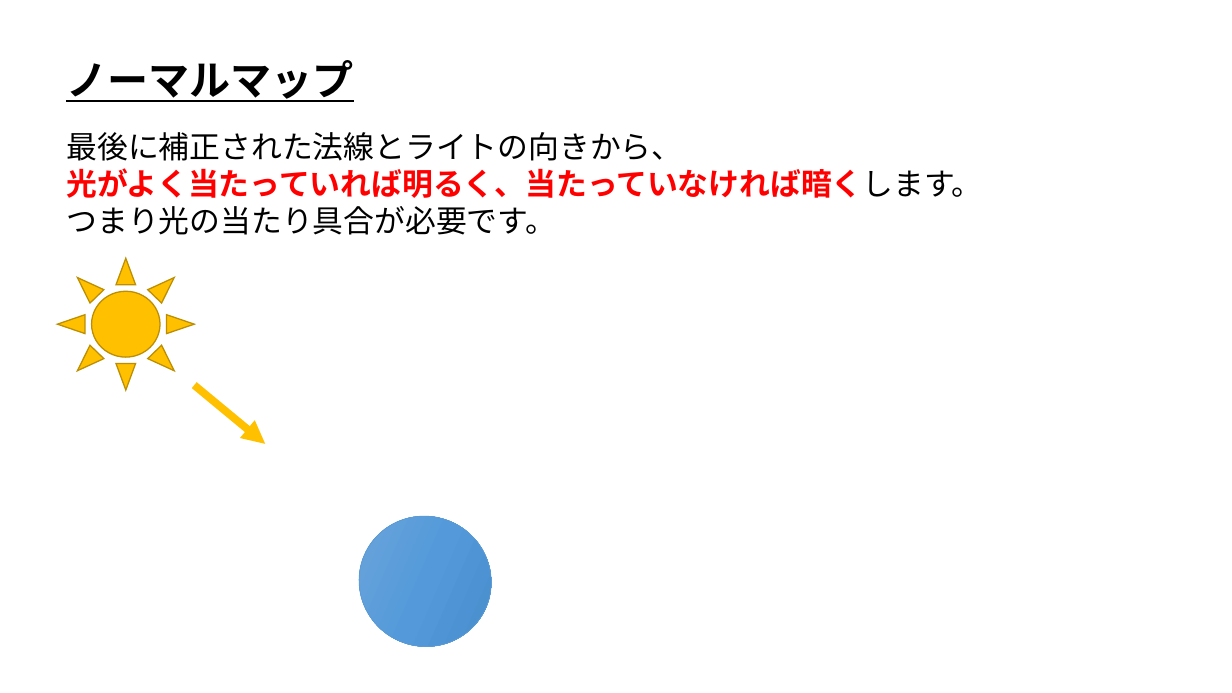
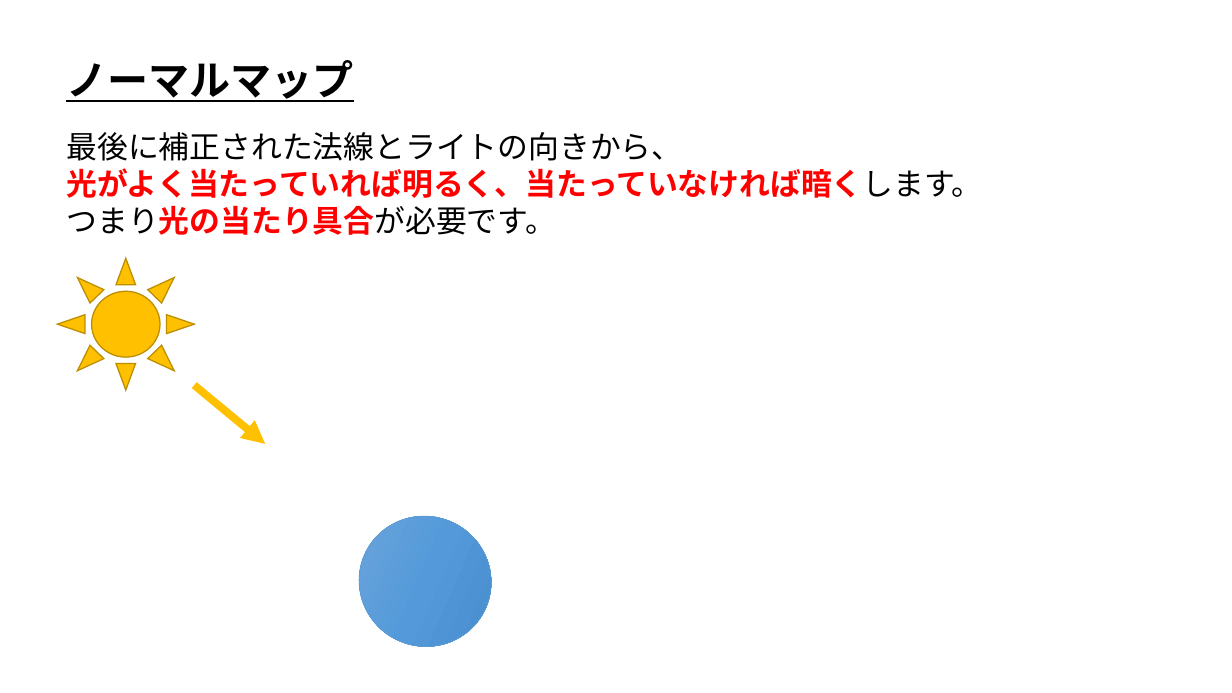
Before and after one commit to ArakiYusuke-Ohara/Textbook, a slide deck: slide 13 of ゲーム科2年/01_後期/ゲームプログラミング応用Ⅰ/05_ノーマルマップ.pptx. Drawn at 1232x693 pixels with LibreOffice and Linux fonts; fonts in the diff are those of the drawing. Boxes give left, top, right and bottom in pixels: in the first picture for what was removed or moved away, otherwise in the second. Text is boxed around its words. In the diff, an @@ line names an element or a change of style, - is before the commit and + after.

```diff
--- a/ゲーム科2年/01_後期/ゲームプログラミング応用Ⅰ/05_ノーマルマップ.pptx
+++ b/ゲーム科2年/01_後期/ゲームプログラミング応用Ⅰ/05_ノーマルマップ.pptx
@@ text at [66,205,556,235]: text colour #000000 to #FF0000, bold on in "つまり光の当たり具合が必要です。" @@
```
Also in this commit, not shown: 2 other slides changed, 4 other files.
